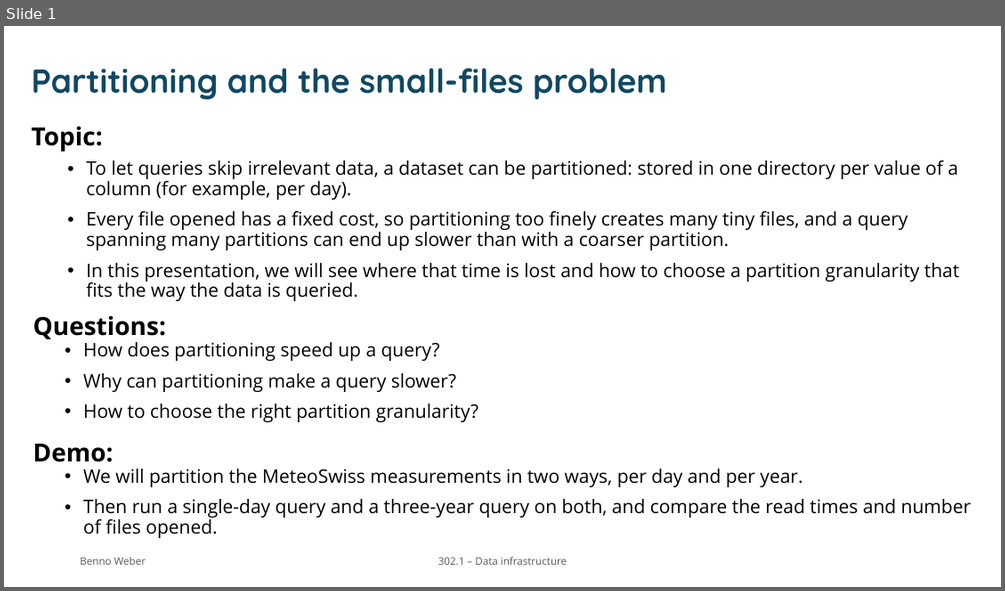
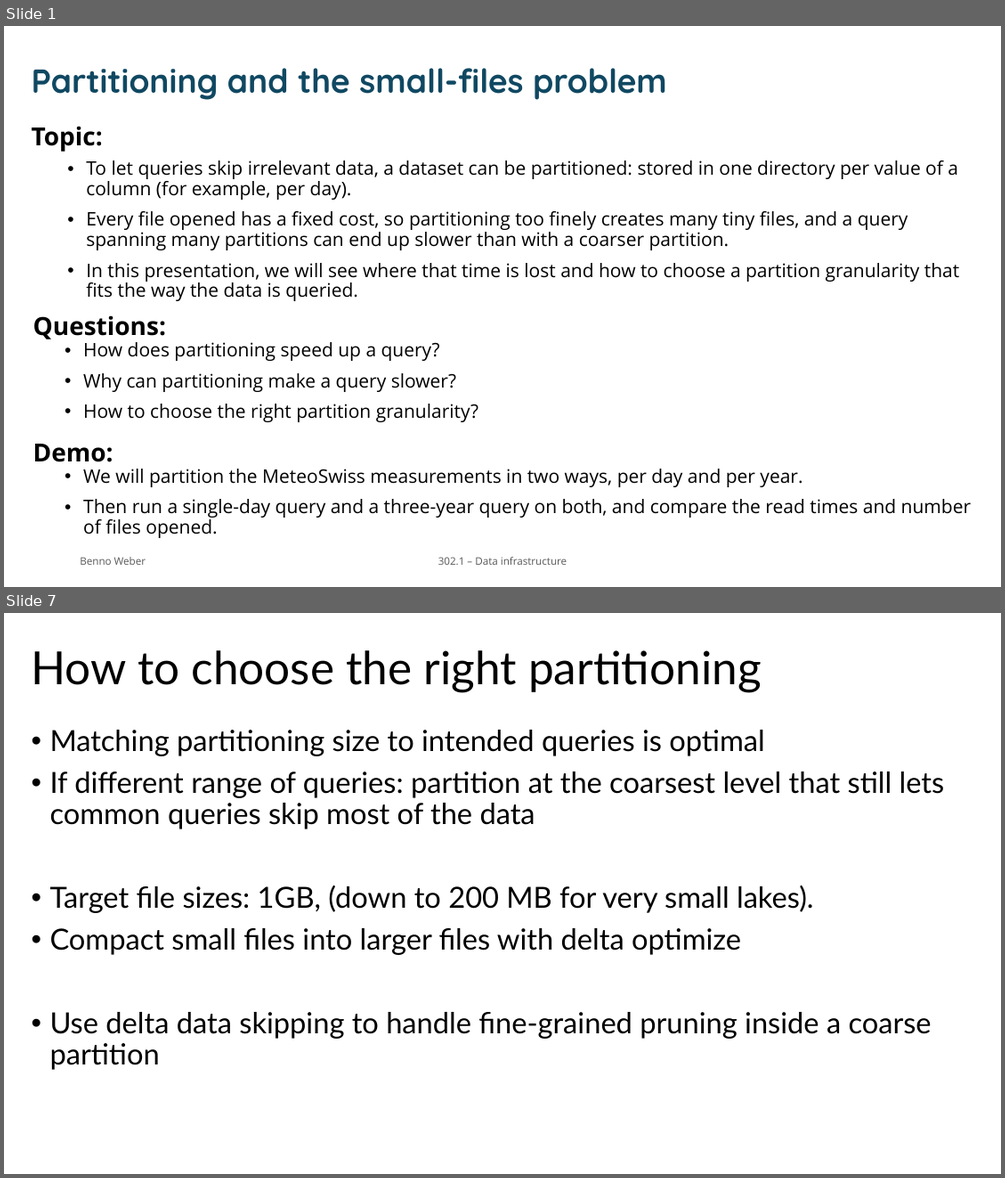
Before and after one commit to Neb5384/partitioning, a slide deck: presentation.pptx. Shown one above the other, each under a label of ours: slide 1 before the commit, slides 1 and 7 after it; the slides between them are not shown. The pictures are 1005x591 and 1005x1178 pixels, drawn with LibreOffice and Linux fonts; fonts in the diff are those of the drawing; background and template pictures are left out. Boxes give left, top, right and bottom in pixels: in the first picture for what was removed or moved away, otherwise in the second. Text is boxed around its words. In the diff, an @@ line names an element or a change of style, - is before the commit and + after.

```diff
--- a/presentation.pptx
+++ b/presentation.pptx
@@ slide 7 added at <box>4,613,1001,1174</box>, background #FFFFFF @@
@@ title added at <box>32,650,761,693</box>, 44 pt, text #000000 @@
+How to choose the right partitioning
@@ text added at <box>50,730,945,1070</box>, 28 pt, text #000000 @@
+• Matching partitioning size to intended queries is optimal
+• If different range of queries: partition at the coarsest level that still lets common queries skip most of the data
+• Target file sizes: 1GB, (down to 200 MB for very small lakes).
+• Compact small files into larger files with delta optimize
+• Use delta data skipping to handle fine-grained pruning inside a coarse partition
```
Also in this commit, not shown: 1 slide changed, 5 other slides added, 1 slide removed, 1 other file.
